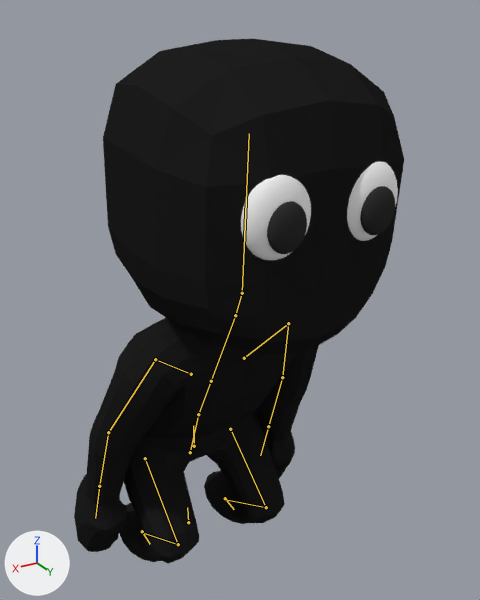
Renders of the Blender file tools/blender/source/character_final.blend from each side of a commit.
Rendered twice from a 50 mm camera at (0.667, 1.404, 1.377) aimed at (-0.044, 0.22, 0.785). Arrows for +X, +Y and +Z are at lower left; the lights stay in place. The older version comes first. Both versions are drawn at frame 0 of the action 'Crouch'; the numbers are the values there. The bones that change, and the others that lie on the model, are drawn over the model as lines.

In view in the first picture: 'Body'.
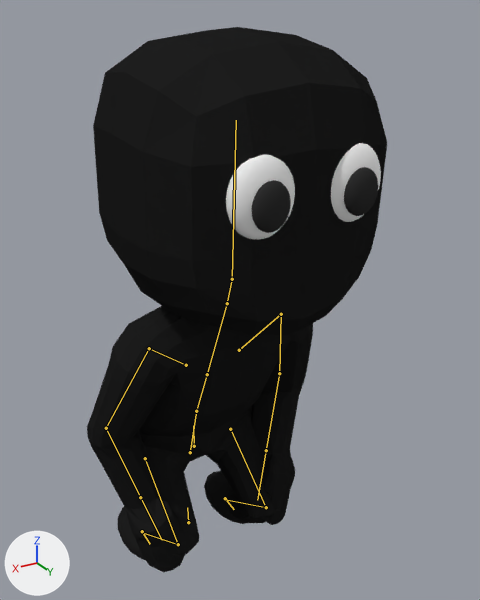
Location of each change, (x1, y1, x2, y2) in pixels of the pictures (480 x 600 px):
'Body', posed (9% narrower): before (74, 39, 404, 564); after (87, 27, 387, 572)
bone 'Hips', root to tip: before (190, 452) to (198, 414); after (190, 452) to (196, 411)
bone 'Head', root to tip: before (242, 293) to (249, 133); after (232, 279) to (236, 120)
bone 'LowerArm.L', root to tip: before (282, 377) to (268, 426); after (279, 373) to (266, 450)
bone 'LowerArm.R', root to tip: before (108, 432) to (99, 486); after (106, 428) to (140, 497)

The change, as a list of edits to the scene's bpy script:
```text
Change bone_hips:
    where bone_hips = bpy.data.objects['CharacterArmature'].pose.bones['Hips']  # child of 'Body'
    bone_hips.rotation_quaternion: (0.975, 0.223, 0.0, 0.0) -> (0.982, 0.189, 0.0, 0.0)  # degrees (26, 0, 0) -> degrees (22, 0, 0)
Change bone_head:
    where bone_head = bpy.data.objects['CharacterArmature'].pose.bones['Head']  # child of 'Neck'
    bone_head.rotation_quaternion: (0.985, -0.174, 0.0, 0.0) -> (0.989, -0.149, 0.0, 0.0)  # degrees (-20, 0, 0) -> degrees (-17, 0, 0)
Change bone_lowerarm_l:
    where bone_lowerarm_l = bpy.data.objects['CharacterArmature'].pose.bones['LowerArm.L']  # child of 'UpperArm.L'
    bone_lowerarm_l.rotation_quaternion: (0.976, -0.029, 0.193, -0.091) -> (0.915, 0.025, 0.194, -0.353)  # degrees (-6, 22, -12) -> degrees (-6, 22, -43)
Change bone_lowerarm_r:
    where bone_lowerarm_r = bpy.data.objects['CharacterArmature'].pose.bones['LowerArm.R']  # child of 'UpperArm.R'
    bone_lowerarm_r.rotation_quaternion: (0.976, -0.029, -0.193, 0.091) -> (0.915, 0.025, -0.194, 0.353)  # degrees (-6, -22, 12) -> degrees (-6, -22, 43)
```
